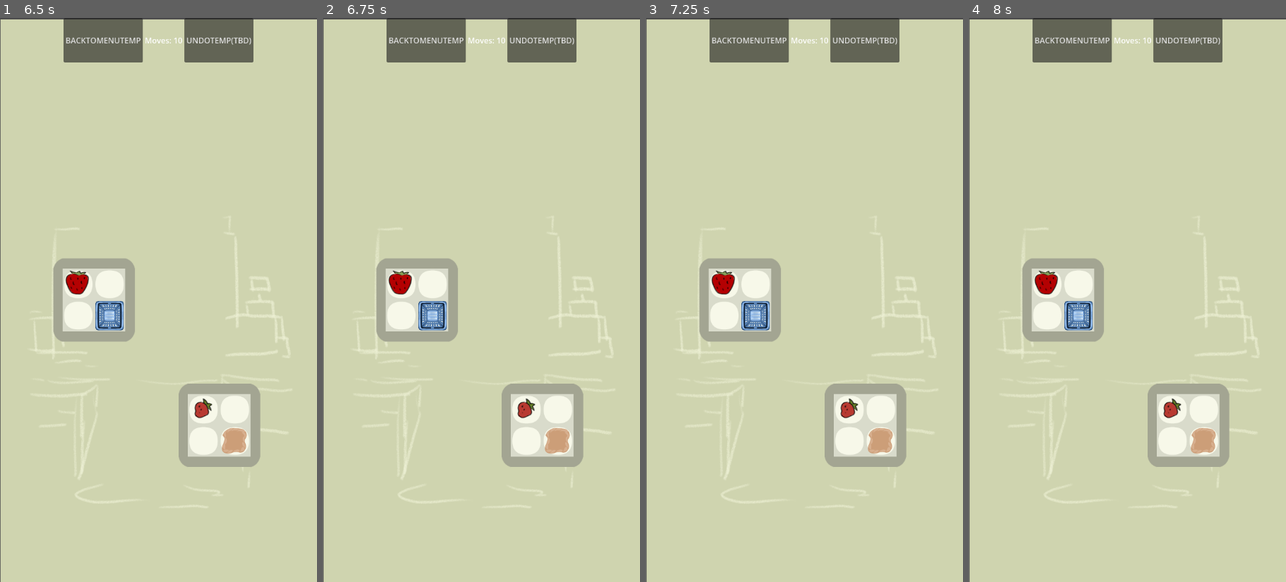
Above: before the commit, frames 1-4 (left to right).
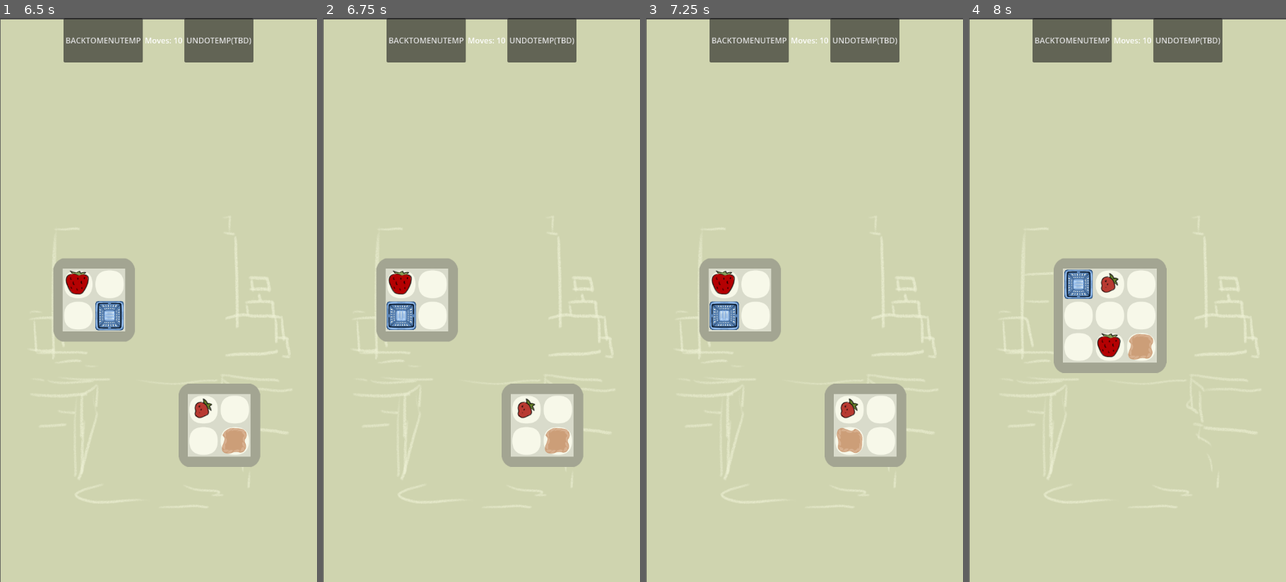
Above: after the commit, the same moments.

Repository: DrSkyrim/learning-game-development
Game: Godot game, scene res://Scenes/menus/main_menu.tscn
The game is run twice, just before and just after one commit, with the same random seed, the same clock (stepped at 60 frames per second) and the same inputs.
Inputs:
- Up to frame 1 (6.5 s): click "STORY MODE" at 0.5 s; click "UNDOTEMP(TBD)" at 1.25 s; click "BACKTOMENUTEMP" at 2 s; click "Level 1" at 2.75 s; click "UNDOTEMP(TBD)" at 3.5 s; click "BACKTOMENUTEMP" at 4.25 s; click "Level 1" at 5 s; tap Enter at 5.75 s; hold D (move_right) from 5.78 s (still down); tap Shift (rotate_organic, bound only after the commit) at 5.85 s; tap Ctrl (rotate_non_organic, bound only after the commit) at 6.05 s
- Up to frame 2 (6.75 s): tap Space at 6.5 s; release D (move_right) at 6.53 s; hold S (move_down) from 6.53 s (still down); tap Ctrl (rotate_non_organic, bound only after the commit) at 6.6 s
- Up to frame 3 (7.25 s): keep holding S (move_down); tap Shift (rotate_organic, bound only after the commit) at 6.8 s
- Up to frame 4 (8 s): tap Enter at 7.25 s; release S (move_down) at 7.28 s; hold D (move_right) from 7.28 s (still down); tap Shift (rotate_organic, bound only after the commit) at 7.35 s; tap Ctrl (rotate_non_organic, bound only after the commit) at 7.55 s

Frame 1 is identical in both runs. In frame 2, 0.9% of the frame differs, in the area x 20-40%, y 50-56%; in frame 3, 1.5%; in frame 4, 12%, in the area x 16-83%, y 42-80%.

Commit message:
Rotation+Organic Restores moves

Diff:
--- a/learning-game-development/Scenes/items/basket_organic_l_shape.tscn
+++ b/learning-game-development/Scenes/items/basket_organic_l_shape.tscn
@@ -22,7 +22,7 @@
 size = Vector2(48, 104)
 
 [sub_resource type="RectangleShape2D" id="RectangleShape2D_oe3jb"]
-size = Vector2(47, 57)
+size = Vector2(47, 104)
 
 [sub_resource type="RectangleShape2D" id="RectangleShape2D_yvx1d"]
 size = Vector2(102, 47)
@@ -44,7 +44,7 @@
 collision_mask = 4
 
 [node name="CollisionShape2D" parent="ONLY USE WITH BASKETS" index="0" unique_id=1520535799]
-position = Vector2(-30.5, -21.5)
+position = Vector2(-30.5, 2)
 shape = SubResource("RectangleShape2D_oe3jb")
 
 [node name="CollisionHelper" type="CollisionShape2D" parent="ONLY USE WITH BASKETS" index="1" unique_id=1795666353]
--- a/learning-game-development/Scenes/items/item_base.gd
+++ b/learning-game-development/Scenes/items/item_base.gd
@@ -6,12 +6,14 @@
 
 const TILE_SIZE := 64
 const MOVE_SPEED := 300.0
-
+var facing := Vector2.UP
 var target_position : Vector2
 var is_moving := false
+var level
 
 func _ready():
 	target_position = position
+	level = get_tree().current_scene
 
 func _process(delta):
 	if is_moving:
@@ -24,7 +26,15 @@
 		direction = get_arrow_input()
 	elif type == Type.BASKET_GMO:
 		direction = get_wasd_input()
+	if type == Type.BASKET_ORG:
+		if Input.is_action_just_pressed("rotate_organic"):
+			rotate_right()
+	elif type == Type.BASKET_GMO:
+		if Input.is_action_just_pressed("rotate_non_organic"):
+			rotate_right()
 
+	if direction != Vector2.ZERO:
+		start_move(direction)
 	if direction != Vector2.ZERO:
 		start_move(direction)
 		#will need a refractor later for now a horrid solution which I hate, but Im vibing rn cuz I have crapload to do and not much time
@@ -70,7 +80,12 @@
 func get_type():
 	return type
 
+func rotate_right():
+	facing = facing.rotated(PI/2)
+	update_visual_rotation()
 
+func update_visual_rotation():
+	rotation_degrees = round(rad_to_deg(facing.angle()) / 90.0) * 90.0
 
 func _on_only_use_with_baskets_body_entered(body: Node2D) -> void:
 	if type != Type.BASKET_ORG and type != Type.BASKET_GMO:
@@ -85,6 +100,8 @@
 	var other_type = body.get_type()
 
 	if type == Type.BASKET_ORG and other_type == Type.FRUIT_ORG:
+		if level.has_method("add_moves"):
+			level.add_moves(3)
 		body.queue_free()
 
 	elif type == Type.BASKET_GMO and other_type == Type.FRUIT_GMO:
--- a/learning-game-development/Scenes/levels/level_logic.gd
+++ b/learning-game-development/Scenes/levels/level_logic.gd
@@ -49,6 +49,10 @@
 func get_moves():
 	return moves
 
+func add_moves(amount:int):
+	moves += amount
+	print("Moves after bonus: ", moves)
+
 func win_level():
 	print("Level Complete!")
 
--- a/learning-game-development/project.godot
+++ b/learning-game-development/project.godot
@@ -56,7 +56,13 @@
 }
 rotate_organic={
 "deadzone": 0.2,
-"events": []
+"events": [Object(InputEventKey,"resource_local_to_scene":false,"resource_name":"","device":-1,"window_id":0,"alt_pressed":false,"shift_pressed":false,"ctrl_pressed":false,"meta_pressed":false,"pressed":false,"keycode":0,"physical_keycode":4194325,"key_label":0,"unicode":0,"location":0,"echo":false,"script":null)
+]
+}
+rotate_non_organic={
+"deadzone": 0.2,
+"events": [Object(InputEventKey,"resource_local_to_scene":false,"resource_name":"","device":-1,"window_id":0,"alt_pressed":false,"shift_pressed":false,"ctrl_pressed":false,"meta_pressed":false,"pressed":false,"keycode":0,"physical_keycode":4194326,"key_label":0,"unicode":0,"location":0,"echo":false,"script":null)
+]
 }
 
 [layer_names]
